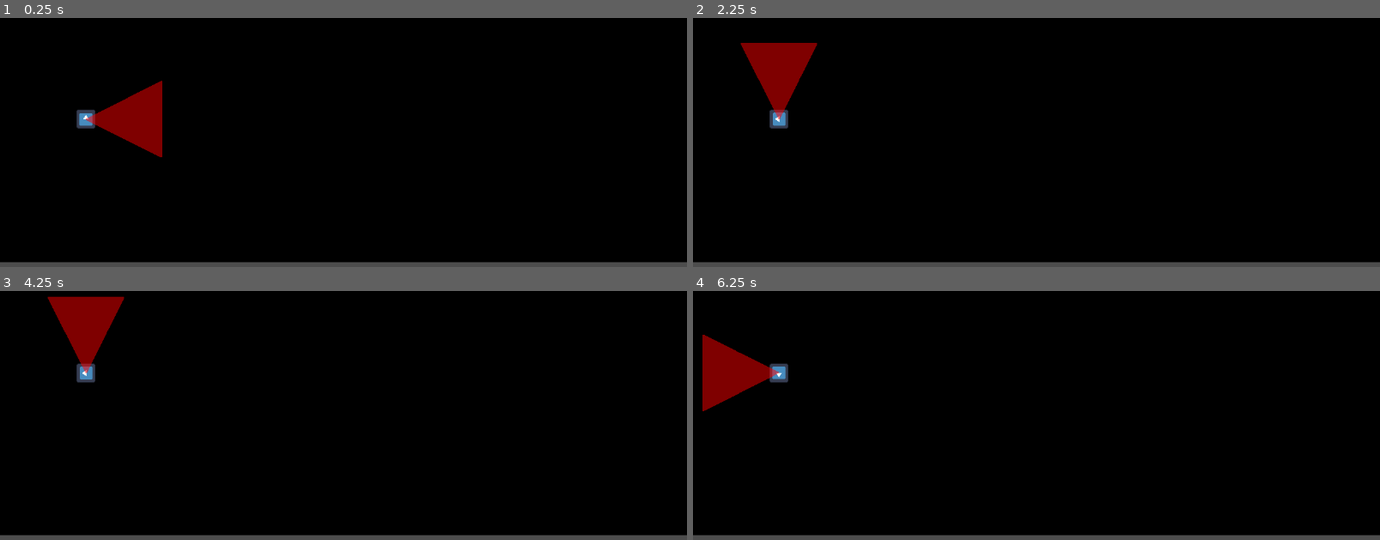
Above: before the commit, frames 1-4 (two rows, left to right).
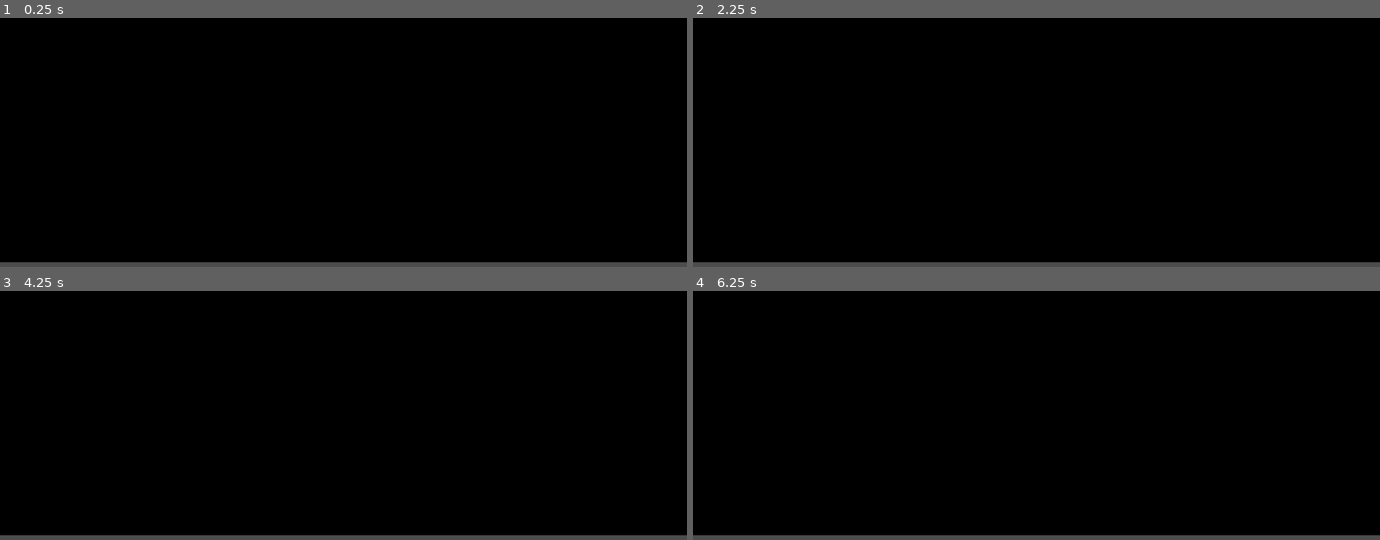
Above: after the commit, the same moments.

Repository: paralinguist/Heist-Server
Game: Godot game, scene res://game.tscn
Two runs of this game, one before a commit and one after it. Both use one fixed random seed, a clock stepped at 60 frames per second and the inputs below. The engine's default icon, where the game draws it, is replaced by a stand-in: a white triangle on a blue panel in a dark square.
Inputs:
- Up to frame 1 (0.25 s): no input
- Up to frame 2 (2.25 s): tap Enter at 0.5, 2 s; hold Right (right) 0.53-1.28 s; tap Space (use) at 0.6, 1.25, 1.35, 2.1 s; hold Down (down) 1.28-2.03 s; hold Right (right) from 2.03 s (still down)
- Up to frame 3 (4.25 s): tap Space (use) at 2.75, 2.85, 3.6 s; release Right (right) at 2.78 s; hold Up (up) 2.78-3.53 s; tap Enter at 3.5 s; hold Left (left) from 3.53 s (still down)
- Up to frame 4 (6.25 s): tap Space (use) at 4.35, 5, 5.1, 5.85 s; release Left (left) at 5.03 s; hold Down (down) 5.03-5.78 s; hold Right (right) from 5.78 s (still down)

The runs differ from the first frame. In frame 1, 2.0% of the frame differs, in the area x 11-24%, y 25-56%; in frame 2, 2.0%; in frame 3, 2.0%, in the area x 6-19%, y 2-37%; in frame 4, 2.0%.

Commit message:
quick fixes

Diff:
--- a/default_player.tscn
+++ b/default_player.tscn
@@ -8,7 +8,6 @@
 size = Vector2(31, 31)
 
 [node name="DefaultPlayer" type="CharacterBody2D" groups=["Player"]]
-collision_layer = 0
 script = ExtResource("1_n837o")
 is_test = true
 
--- a/game.tscn
+++ b/game.tscn
@@ -22,5 +22,4 @@
 scale = Vector2(0.5, 0.5)
 
 [node name="CanvasModulate" type="CanvasModulate" parent="."]
-visible = false
 color = Color(0, 0, 0, 1)
--- a/player_base.tscn
+++ b/player_base.tscn
@@ -11,10 +11,12 @@
 
 [node name="PointLight2D" type="PointLight2D" parent="."]
 scale = Vector2(1.5, 1.5)
+blend_mode = 2
 shadow_enabled = true
 texture = ExtResource("1_ryb7y")
 
 [node name="PointLight2D2" type="PointLight2D" parent="."]
 scale = Vector2(1.5, 1.5)
+blend_mode = 2
 range_item_cull_mask = 2
 texture = ExtResource("1_ryb7y")
